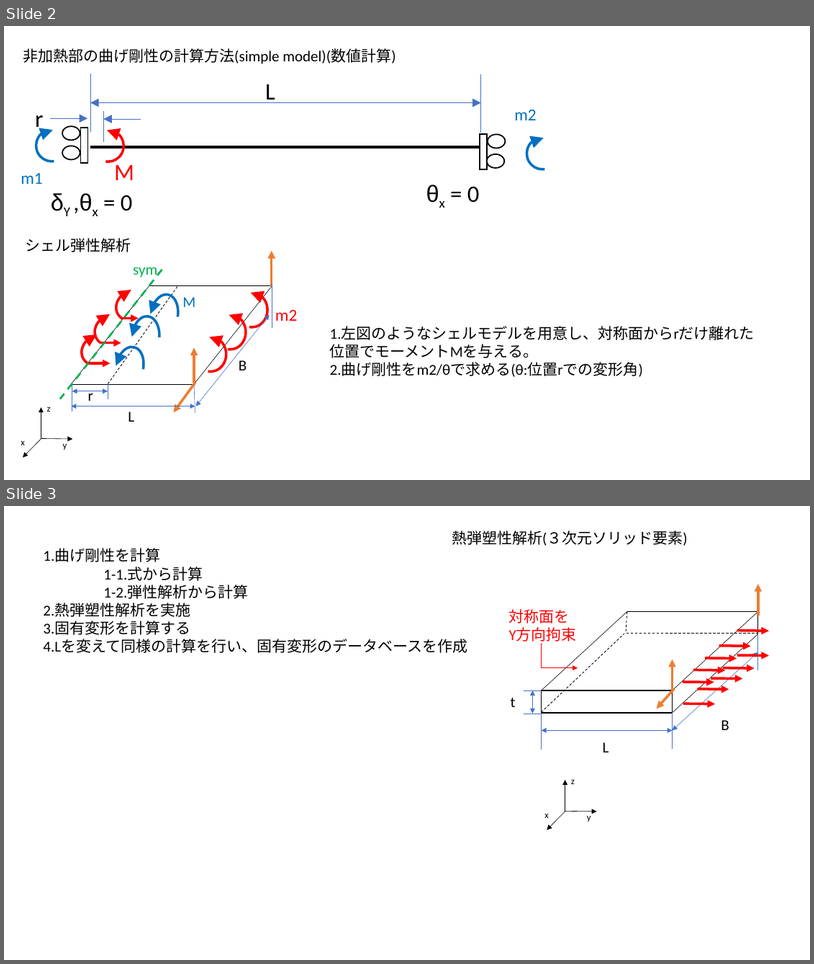
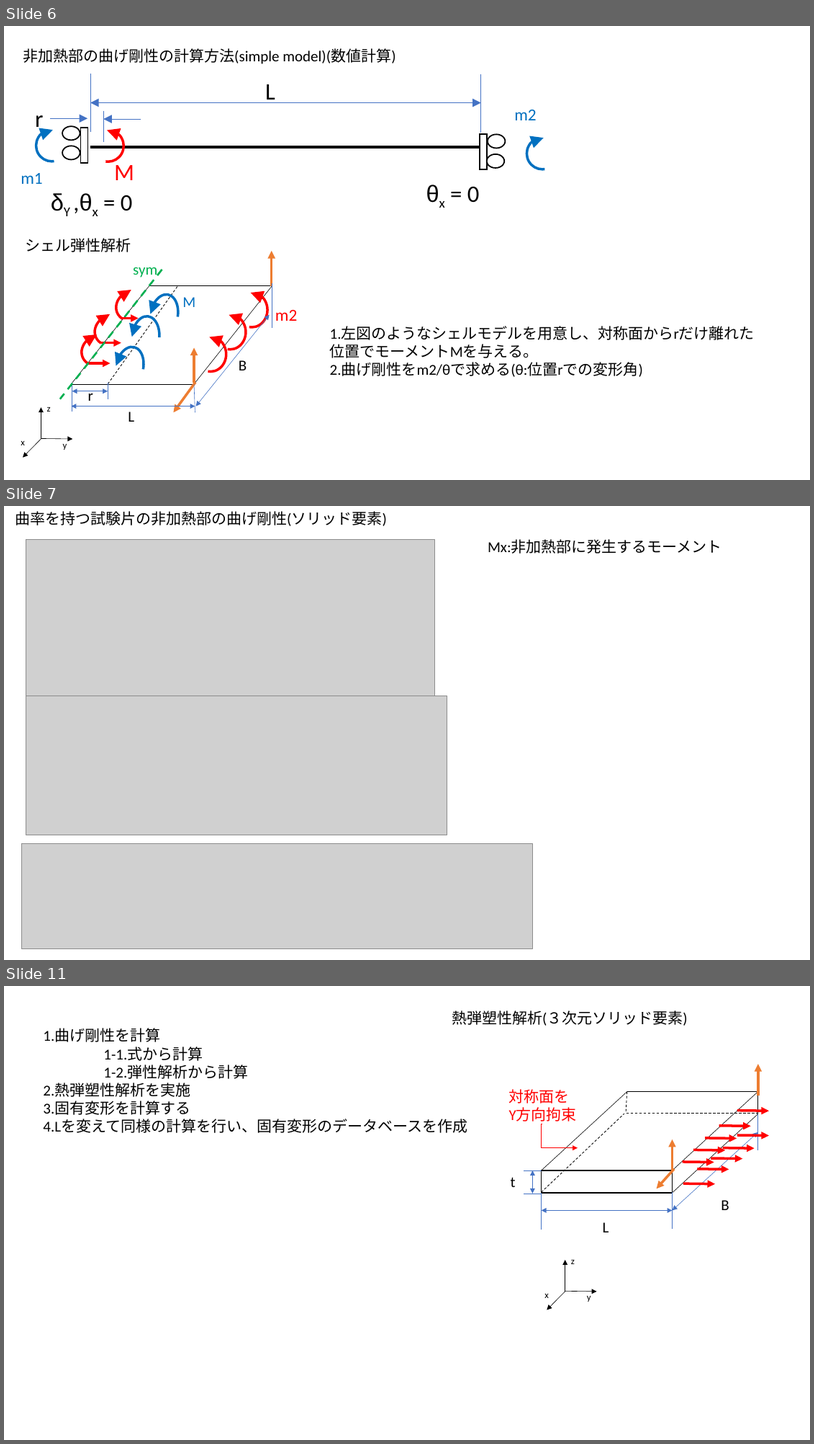
Before and after one commit to yuki0083/research, a slide deck: 剛性計算方法.pptx. Shown one above the other, each under a label of ours: slides 2 and 3 before the commit, slides 6, 7 and 11 after it; the slides between them are not shown. The pictures are 814x964 and 814x1444 pixels, drawn with LibreOffice and Linux fonts; fonts in the diff are those of the drawing; grey boxes stand for pictures. Boxes give left, top, right and bottom in pixels: in the first picture for what was removed or moved away, otherwise in the second. Text is boxed around its words. In the diff, an @@ line names an element or a change of style, - is before the commit and + after.

```diff
--- a/剛性計算方法.pptx
+++ b/剛性計算方法.pptx
@@ slide 7 added at (4, 506, 810, 960), background #FFFFFF @@
@@ text added at (15, 511, 387, 526), 18 pt, text #000000 @@
+曲率を持つ試験片の非加熱部の曲げ剛性(ソリッド要素)
@@ picture added at (26, 539, 435, 695) @@
@@ text added at (488, 540, 723, 554), 18 pt, text #000000 @@
+Mx:非加熱部に発生するモーメント
@@ picture added at (26, 696, 448, 834) @@
@@ picture added at (21, 843, 533, 948) @@
@@ what was slide 2 is now slide 6 @@
@@ what was slide 3 is now slide 11 @@
```
Also in this commit, not shown: 2 slides changed, 7 other slides added, 1 slide removed, 2 other files.
